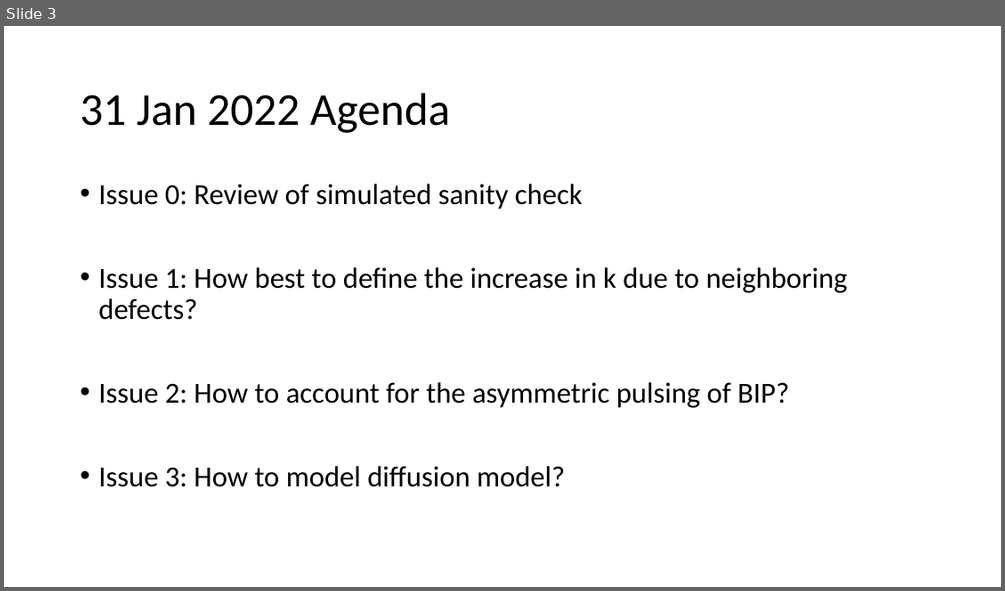
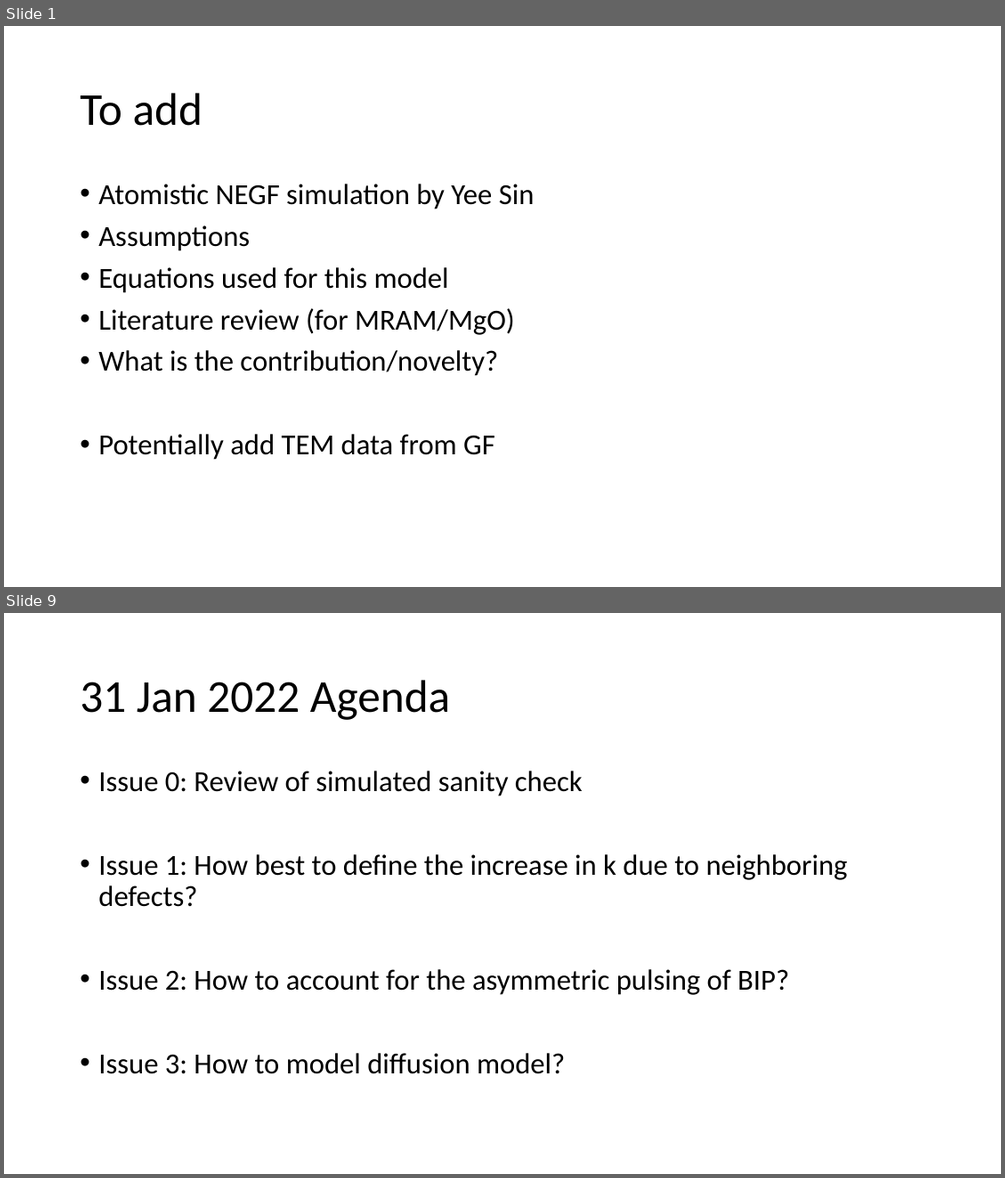
Before and after one commit to ChrisLiutx/Monte-Carlos-MgO-TDDB, a slide deck: Notes.pptx. Shown one above the other, each under a label of ours: slide 3 before the commit, slides 1 and 9 after it; the slides between them are not shown. The pictures are 1005x591 and 1005x1178 pixels, drawn with LibreOffice and Linux fonts; fonts in the diff are those of the drawing. Boxes give left, top, right and bottom in pixels: in the first picture for what was removed or moved away, otherwise in the second. Text is boxed around its words. In the diff, an @@ line names an element or a change of style, - is before the commit and + after.

```diff
--- a/Notes.pptx
+++ b/Notes.pptx
@@ slide 1 added at <box>4,26,1001,587</box>, background #FFFFFF @@
@@ title added at <box>80,93,202,126</box>, 44 pt, text #000000 @@
+To add
@@ text added at <box>98,184,534,459</box>, 28 pt, text #000000 @@
+• Atomistic NEGF simulation by Yee Sin
+• Assumptions
+• Equations used for this model
+• Literature review (for MRAM/MgO)
+• What is the contribution/novelty?
+• Potentially add TEM data from GF
@@ what was slide 3 is now slide 9 @@
```
Also in this commit, not shown: 4 slides changed, 11 other slides added, 1 slide removed, 4 other files.
